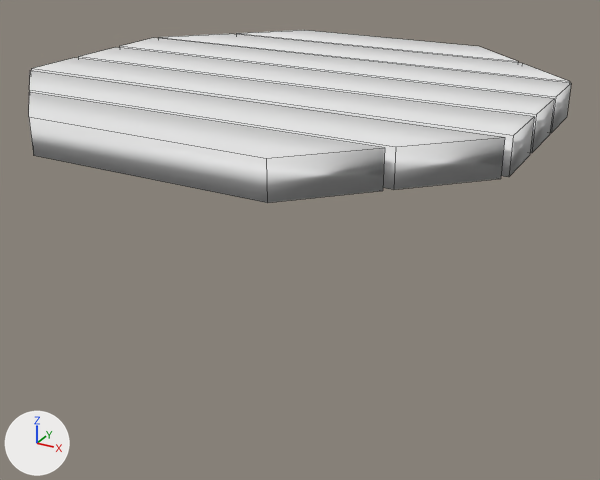
Two versions of the Blender file Assets/Prefabs/small table.blend, one commit apart.
Rendered twice from a 50 mm camera at (1.024, -1.822, 1.2) aimed at (0.017, 0.008, 0.285). Arrows for +X, +Y and +Z are at lower left; the lights stay in place. Mesh edges are drawn as thin lines.

The first picture shows 'Table'.
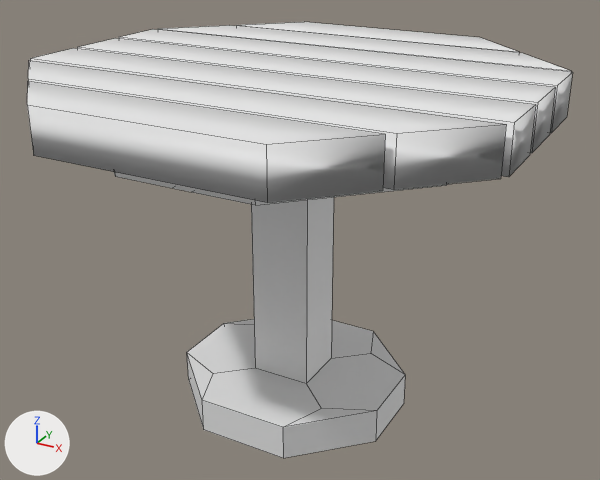
The newer file is also rescaled (x0.766), turned or shifted as a whole; pictures and numbers use the older file's frame.

The change, as a list of edits to the scene's bpy script:
```text
Change me_cube:
    where me_cube.from_pydata(...)  # 56 vertices, 42 faces; spans x -1.0..1.0, y -7.6..7.6, z -1.0..1.0
    used by ob_table; location = (0.0, -0.005, 0.696); scale = (0.635, 0.0796, 0.0423)
    me_cube part 1: the whole mesh is scaled about its middle by (1, 1, 1.31), then moved by (0.0, 0.0, 0.3)
Add me_cube_002_1:
    me_cube_002_1.from_pydata(...)  # 52 vertices, 38 faces; spans x -0.37..0.37, y -0.37..0.369, z -0.006..0.653
Add ob_base:
    ob_base = bpy.data.objects.new('Base', me_cube_002_1)
    ob_base.location = (0.0, 0.001, -0.2)
    ob_base.scale = (1.31, 1.31, 1.31)
```

What differs and where, as boxes (x1, y1, x2, y2) in the pictures (600 x 480 px):
'Table', mesh rescaled
    before: (29, 30, 571, 203)
    after: (27, 22, 573, 203)
'Base', added
    after: (114, 172, 447, 458)
